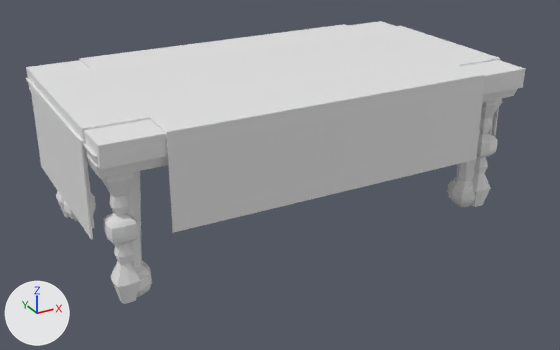
The Blender file art/models/props/party_table/party_table.blend: old version first, new version second.
One viewpoint serves both versions: a 50 mm lens placed at (-2.25, -4.16, 2.43), pointed at (-0.02, -0.11, 0.4). Every picture has the same lights, and +X, +Y and +Z are marked at lower left. The picture after the commit comes second.

The first picture shows 'party_table_ver1', 'party_table_ver2'.
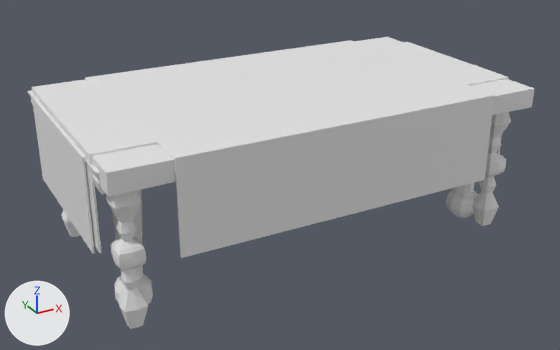
What differs and where, as boxes [x1, y1, x2, y2] in the pictures (560 x 350 px):
```json
{"object": "party_table_ver1", "change": "moved", "before": [26, 21, 525, 304], "after": [32, 37, 535, 329]}
{"object": "party_table_ver2", "change": "moved", "before": [26, 78, 518, 297], "after": [27, 90, 478, 304]}
```

Edits to the scene script, one JSON object a line:
```json
{"op": "set", "path": "ob_party_table_ver1.location", "old": "(0.0, 0.0, 0.618)", "new": "(0.0, -0.095, 0.515)"}
{"op": "set", "path": "ob_party_table_ver2.location", "old": "(0.0, 0.0, 0.74)", "new": "(0.0, 0.0, 0.655)"}
```
